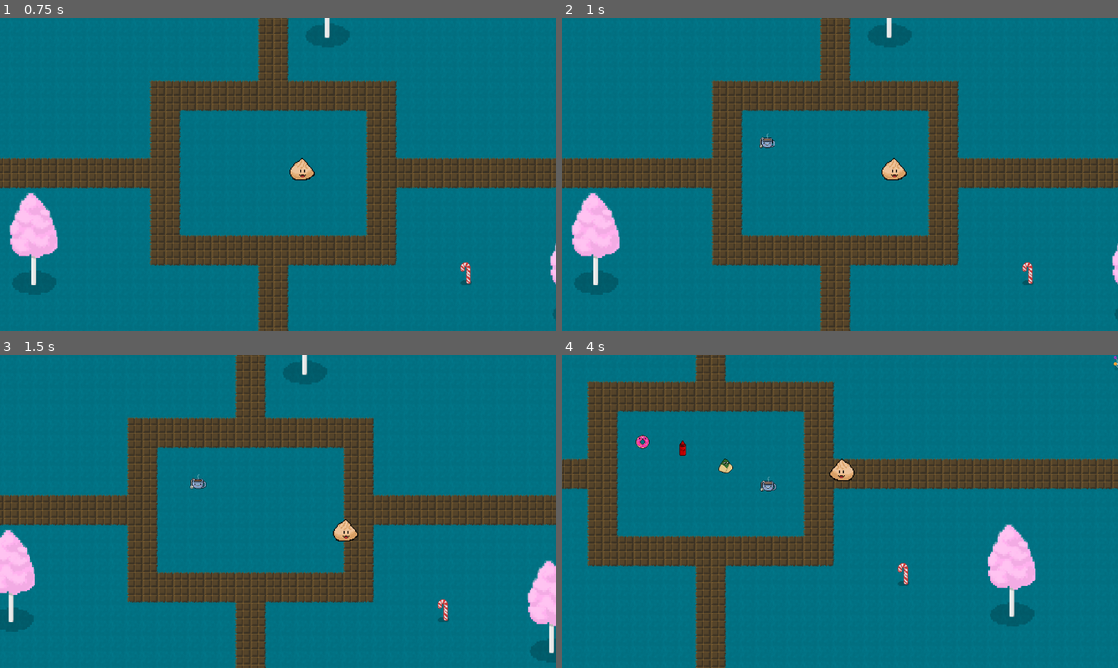
Above: before the commit, frames 1-4 (two rows, left to right).
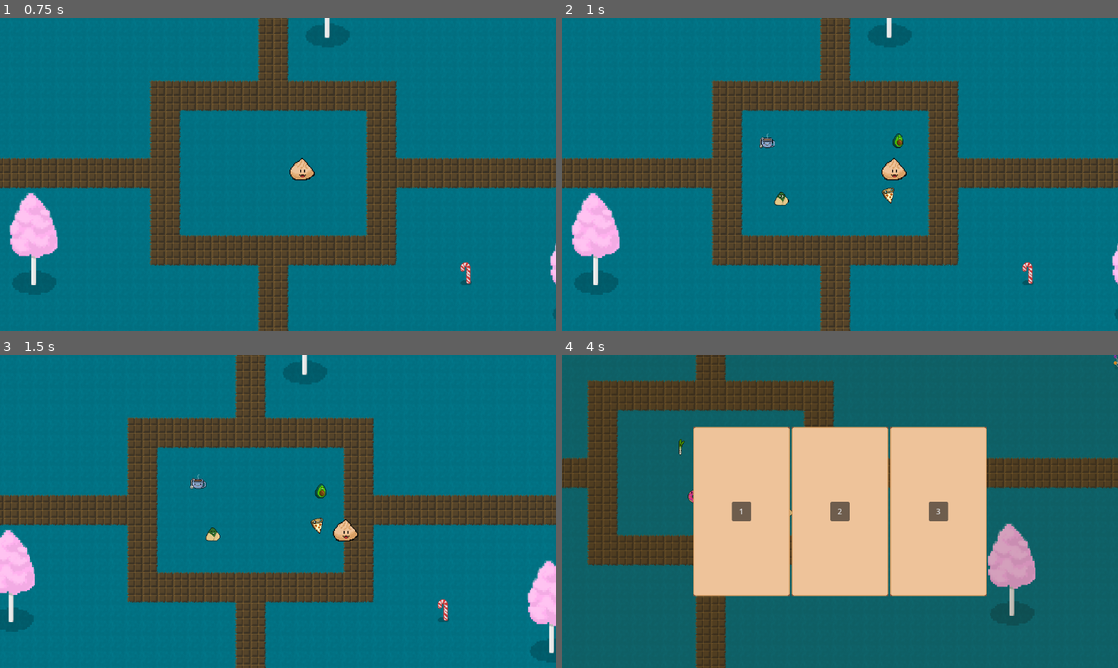
Above: after the commit, the same moments.

Repository: SteamedKoko/Gluttony
Game: Godot game, scene res://scenes/arena/arena.tscn
Same seed, same stepped clock (60 frames per second), same inputs: the game is played once before the commit and once after it.
Inputs:
- Up to frame 1 (0.75 s): tap Enter at 0.5 s; hold F (right) from 0.53 s (still down); hold J (dash) from 0.53 s (still down)
- Up to frame 2 (1 s): keep holding F (right); keep holding J (dash)
- Up to frame 3 (1.5 s): release F (right) at 1.28 s; release J (dash) at 1.28 s; hold Down (down) from 1.28 s (still down); tap J (dash) at 1.35 s
- Up to frame 4 (4 s): release Down (down) at 2.03 s; hold F (right) 2.03-2.78 s; hold J (dash) 2.03-2.78 s; hold Up (up) 2.78-3.53 s; tap J (dash) at 2.85 s; hold S (left) from 3.53 s (still down); hold J (dash) from 3.53 s (still down)

Frame 1 is identical in both runs. In frame 2, 0.2% of the frame differs, in the area x 38-62%, y 36-60%; in frame 3, 0.2%; in frame 4, 87%, in the area x 0-100%, y 0-100%.

Commit message:
almost fixed menu?!

Diff:
--- a/entities/monsters/base_monster.gd
+++ b/entities/monsters/base_monster.gd
@@ -9,7 +9,7 @@
 @export var acceleration: float = 300
 
 var move_speed_mult = 4
-var _exp_value: float = 10000
+var _exp_value: float = 100
 
 func _physics_process(_delta: float) -> void:
 	move_monster(_delta)
--- a/scenes/arena/arena.tscn
+++ b/scenes/arena/arena.tscn
@@ -52,6 +52,15 @@
 [node name="Spawner9" parent="." instance=ExtResource("3_aj7ud")]
 position = Vector2(1459, 1595)
 
+[node name="Spawner10" parent="." instance=ExtResource("3_aj7ud")]
+position = Vector2(1711, 1710)
+
+[node name="Spawner11" parent="." instance=ExtResource("3_aj7ud")]
+position = Vector2(1730, 1595)
+
+[node name="Spawner12" parent="." instance=ExtResource("3_aj7ud")]
+position = Vector2(1489, 1715)
+
 [node name="Popup" type="CanvasLayer" parent="."]
 
 [node name="LevelUpMenu" parent="Popup" instance=ExtResource("4_aj7ud")]
--- a/ui/level_up_menu/level_up_menu.gd
+++ b/ui/level_up_menu/level_up_menu.gd
@@ -1,31 +1,49 @@
 extends Control
 
 @onready var levels_left: int = 0
+@onready var skill_option_resource = preload("res://ui/level_up_menu/skill_option.tscn")
 
 const skill_options_to_add = 3
 var skill_options = []
 
+var ct = 1
 func _ready() -> void:
-    GameManager.player.leveled_up.connect(func (): levels_left += 1)
-    visible = false
+	GameManager.player.leveled_up.connect(func (): levels_left += 1)
+	visible = false
 
 
 
 func opt_for_skill() -> void:
-    get_tree().paused = true
-    self.visible = true
+	print('go ', levels_left)
+	get_tree().paused = true
+	self.visible = true
 
 
-    # %SkillOptionContainer.add_child()
-    await get_tree().create_timer(2).timeout
+	for i in range(skill_options_to_add):
+		add_random_option()
 
-    self.visible = false
-    levels_left -=1
+	await get_tree().create_timer(1).timeout
 
-    if levels_left > 0:
-        opt_for_skill()
-    get_tree().paused = false
+	self.visible = false
+	for child in %SkillOptionContainer.get_children():
+		child.call_deferred('queue_free')
+
+	levels_left = max(0, levels_left-1)
+
+	if levels_left > 0:
+		opt_for_skill()
+		return
+
+	get_tree().paused = false
+
+func add_random_option():
+	var option: SkillOption = skill_option_resource.instantiate()
+	skill_options.append(option)
+	option.text = str(ct)
+	ct += 1
+	%SkillOptionContainer.add_child(option)
+
 
 func _process(_delta: float) -> void:
-    if levels_left > 0:
-        opt_for_skill()
+	if levels_left > 0:
+		opt_for_skill()
--- a/ui/level_up_menu/level_up_menu.tscn
+++ b/ui/level_up_menu/level_up_menu.tscn
@@ -25,6 +25,7 @@
 
 [node name="SkillOptionContainer" type="HBoxContainer" parent="BaseMenu/ColorRect"]
 unique_name_in_owner = true
+process_mode = 3
 layout_mode = 1
 anchors_preset = 8
 anchor_left = 0.5
--- /dev/null
+++ b/ui/level_up_menu/skill_option.gd
@@ -0,0 +1,8 @@
+class_name SkillOption
+extends MarginContainer
+
+var text = ""
+
+
+func _process(_delta):
+	%Button.text = text
--- a/ui/level_up_menu/skill_option.tscn
+++ b/ui/level_up_menu/skill_option.tscn
@@ -1,9 +1,11 @@
-[gd_scene load_steps=2 format=3 uid="uid://dg63xbboysn8b"]
+[gd_scene load_steps=3 format=3 uid="uid://dg63xbboysn8b"]
 
 [ext_resource type="Texture2D" uid="uid://cjqiwu5vinc60" path="res://ui/level_up_menu/sprites/sign.png" id="1_s11mn"]
+[ext_resource type="Script" uid="uid://c8nwplhw2xlgw" path="res://ui/level_up_menu/skill_option.gd" id="1_stj82"]
 
-[node name="MarginContainer" type="MarginContainer"]
+[node name="SkillOption" type="MarginContainer"]
 custom_minimum_size = Vector2(200, 350)
+script = ExtResource("1_stj82")
 
 [node name="NinePatchRect" type="NinePatchRect" parent="."]
 layout_mode = 2
@@ -12,3 +14,21 @@
 patch_margin_top = 4
 patch_margin_right = 4
 patch_margin_bottom = 4
+
+[node name="MarginContainer" type="MarginContainer" parent="NinePatchRect"]
+layout_mode = 1
+anchors_preset = 8
+anchor_left = 0.5
+anchor_top = 0.5
+anchor_right = 0.5
+anchor_bottom = 0.5
+offset_left = -20.0
+offset_top = -20.0
+offset_right = 20.0
+offset_bottom = 20.0
+grow_horizontal = 2
+grow_vertical = 2
+
+[node name="Button" type="Button" parent="NinePatchRect/MarginContainer"]
+unique_name_in_owner = true
+layout_mode = 2
Not shown, added: ui/level_up_menu/skill_option.gd.uid
